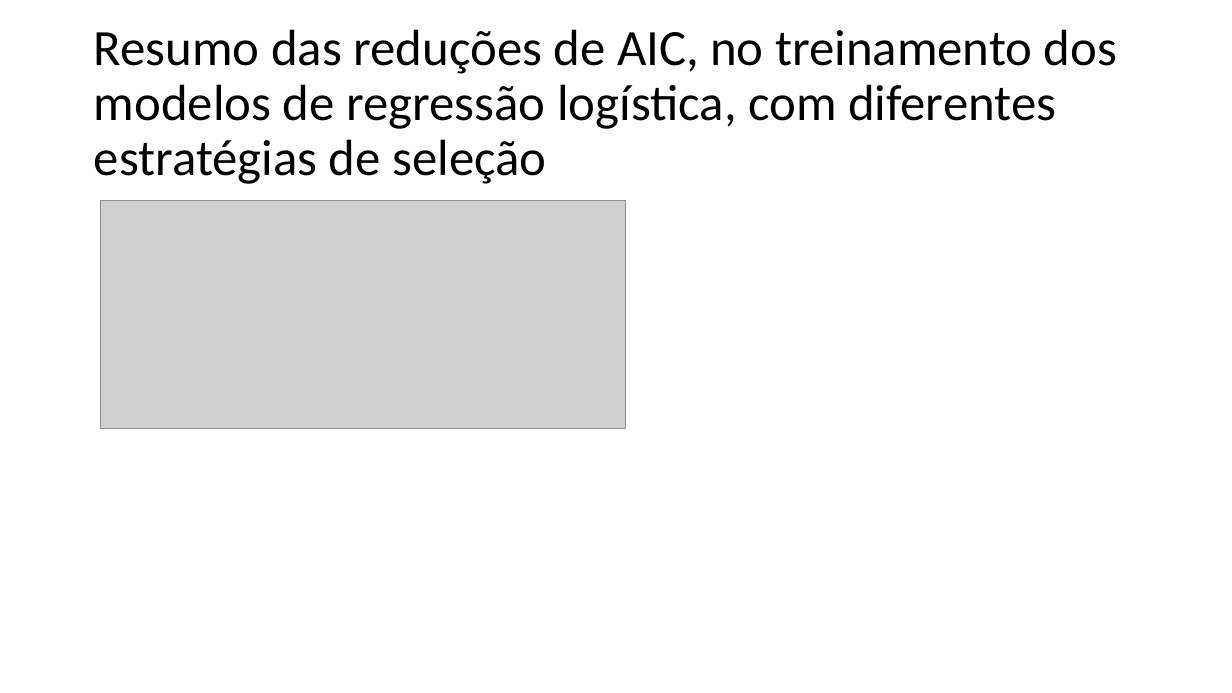
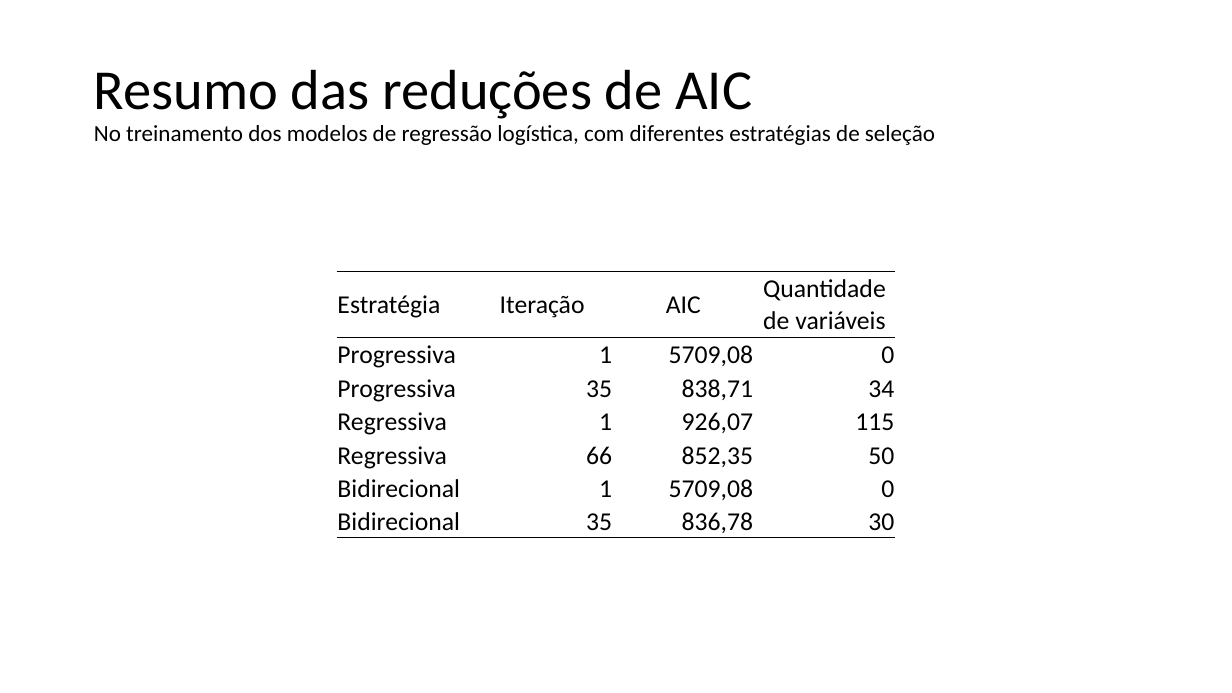
Before and after one commit to franzmonteiro/new_telco_churn, a slide deck: slide 13 of apresentacao.pptx. Drawn at 1232x693 pixels with LibreOffice and Linux fonts; fonts in the diff are those of the drawing; grey boxes stand for pictures; background and template pictures are left out. Boxes give left, top, right and bottom in pixels: in the first picture for what was removed or moved away, otherwise in the second. Text is boxed around its words. In the diff, an @@ line names an element or a change of style, - is before the commit and + after.

Commit message:
ppt

```diff
--- a/apresentacao.pptx
+++ b/apresentacao.pptx
@@ title at (94,69,935,145): text changed; size 39.6 to 18 pt @@
-Resumo das reduções de AIC, no treinamento dos modelos de regressão logística, com diferentes estratégias de seleção
+Resumo das reduções de AIC
+No treinamento dos modelos de regressão logística, com diferentes estratégias de seleção
@@ picture removed at (101,201,626,429) @@
@@ table added at (337,271,897,538), 7 rows, 4 columns @@
+Estratégia | Iteração | AIC | Quantidade de variáveis
+Progressiva | 1 | 5709,08 | 0
+Progressiva | 35 | 838,71 | 34
+Regressiva | 1 | 926,07 | 115
+Regressiva | 66 | 852,35 | 50
+Bidirecional | 1 | 5709,08 | 0
+Bidirecional | 35 | 836,78 | 30
```
Also in this commit, not shown: 10 other slides changed, 3 slides added, 4 slides removed.
